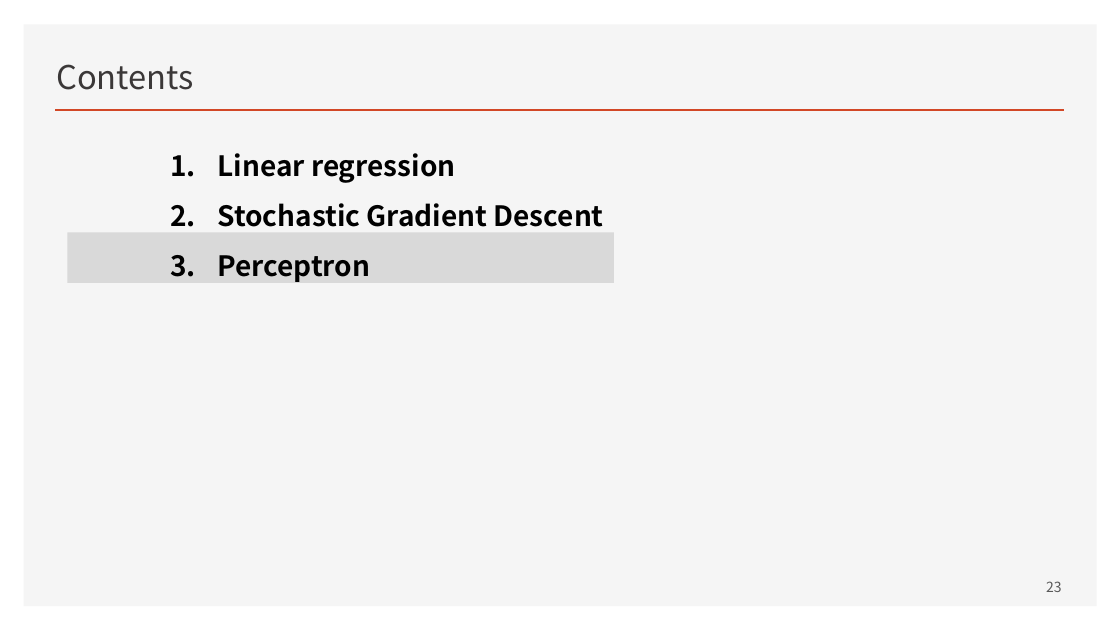
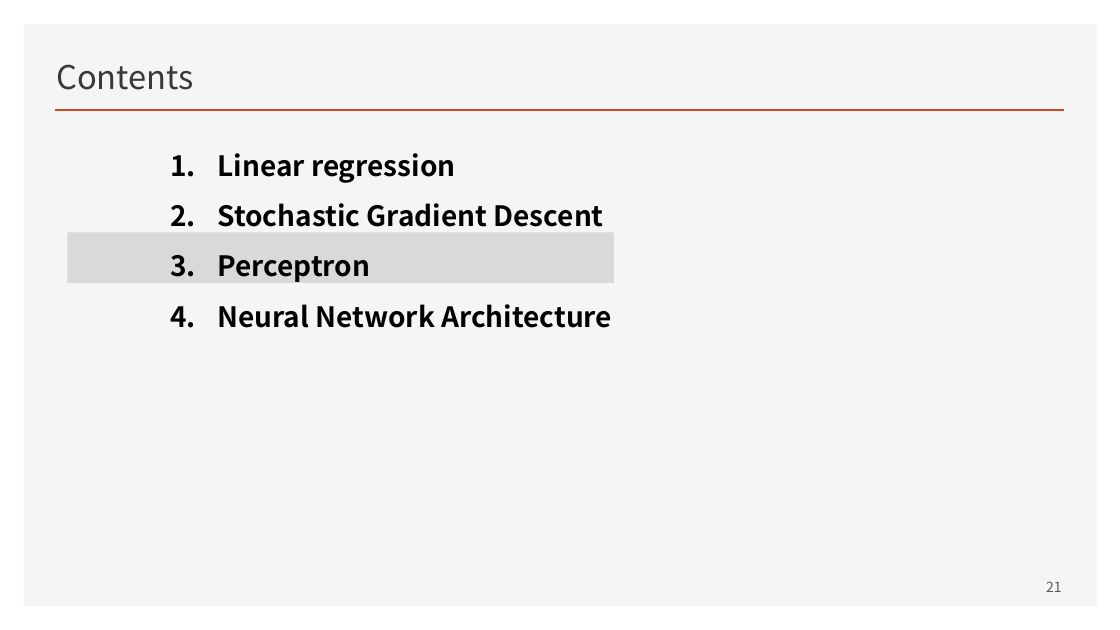
Before and after one commit to ancestor9/mathematics-for-machine-learning, a slide deck: slide 21 of w4_Perceptron_Regression.pptx (slide 23 before the commit). Drawn at 1120x630 pixels with LibreOffice and Linux fonts; fonts in the diff are those of the drawing. Boxes give left, top, right and bottom in pixels: in the first picture for what was removed or moved away, otherwise in the second. Text is boxed around its words. In the diff, an @@ line names an element or a change of style, - is before the commit and + after.

```diff
--- a/w4_Perceptron_Regression.pptx
+++ b/w4_Perceptron_Regression.pptx
@@ text at (218, 304, 612, 328): paragraph added @@
+4. Neural Network Architecture
@@ page number at (1046, 581, 1062, 592): text changed @@
-23
+21
```
Also in this commit, not shown: 13 other slides changed, 2 slides added, 22 slides removed.
